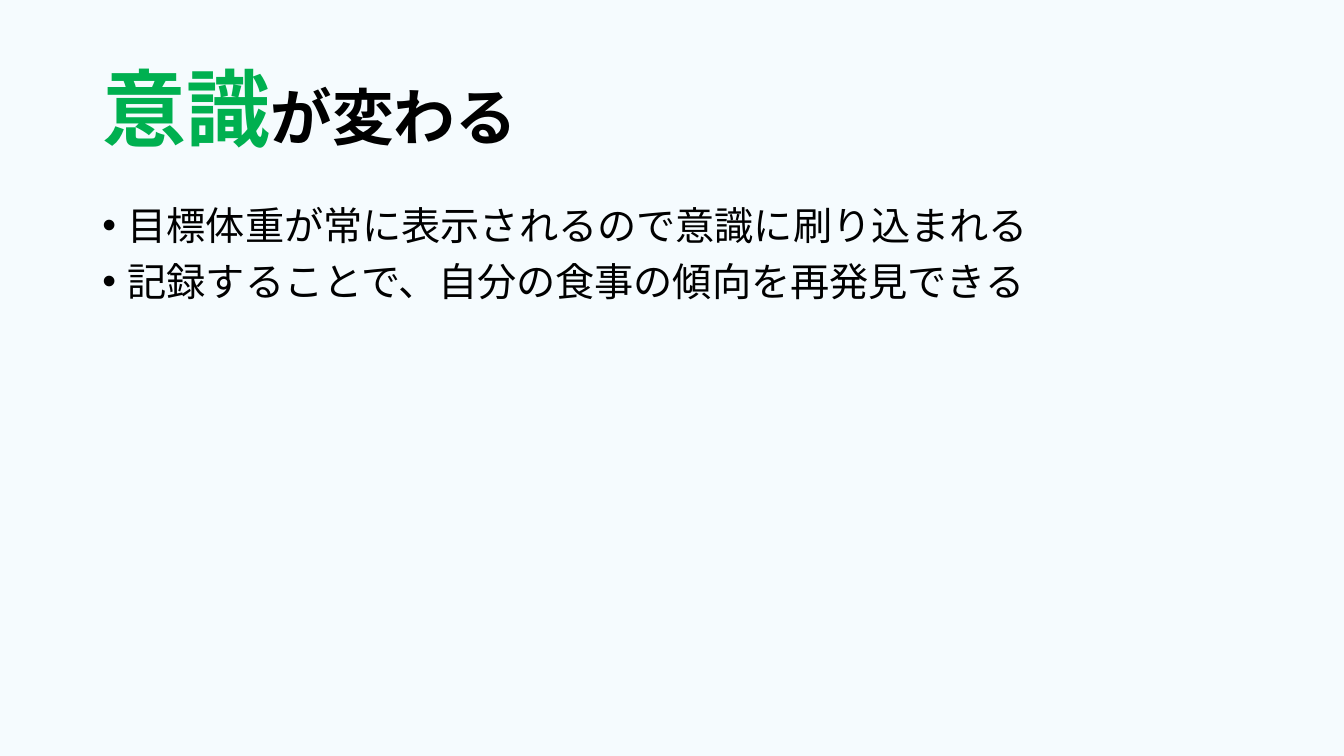
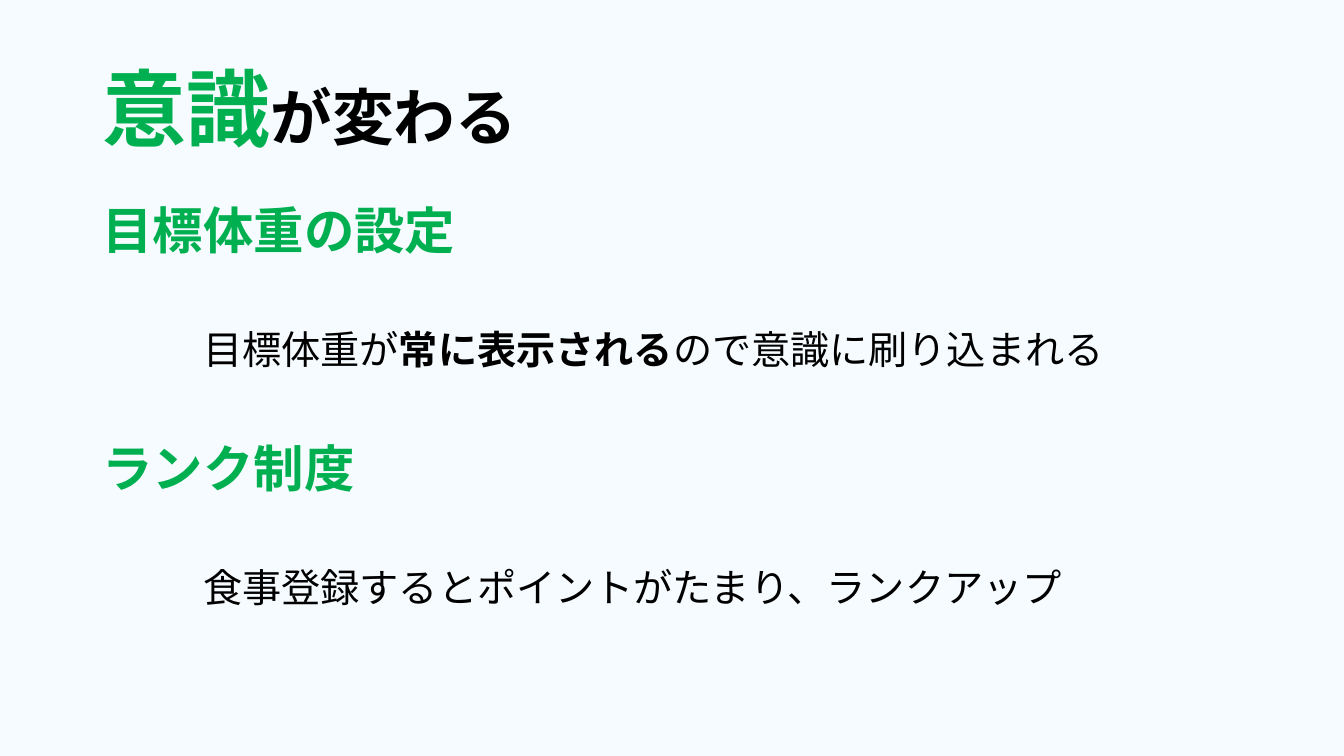
Before and after one commit to dojo2023/E-4, a slide deck: slide 16 of 共有用フォルダー/成果発表.pptx. Drawn at 1344x756 pixels with LibreOffice and Linux fonts; fonts in the diff are those of the drawing. Boxes give left, top, right and bottom in pixels: in the first picture for what was removed or moved away, otherwise in the second. Text is boxed around its words. In the diff, an @@ line names an element or a change of style, - is before the commit and + after.

```diff
--- a/共有用フォルダー/成果発表.pptx
+++ b/共有用フォルダー/成果発表.pptx
@@ text at <box>102,206,455,254</box>: paragraph added @@
+目標体重の設定
@@ text at <box>203,330,1103,368</box>: bold on in "目標体重が常に表示されるので意識に刷り込まれる"; bullet • to none @@
@@ text at <box>102,444,1061,606</box>: text changed @@
-• 記録することで、自分の食事の傾向を再発見できる
+ランク制度
+食事登録するとポイントがたまり、ランクアップ
```
Also in this commit, not shown: 6 other slides changed, 1 slide removed.
